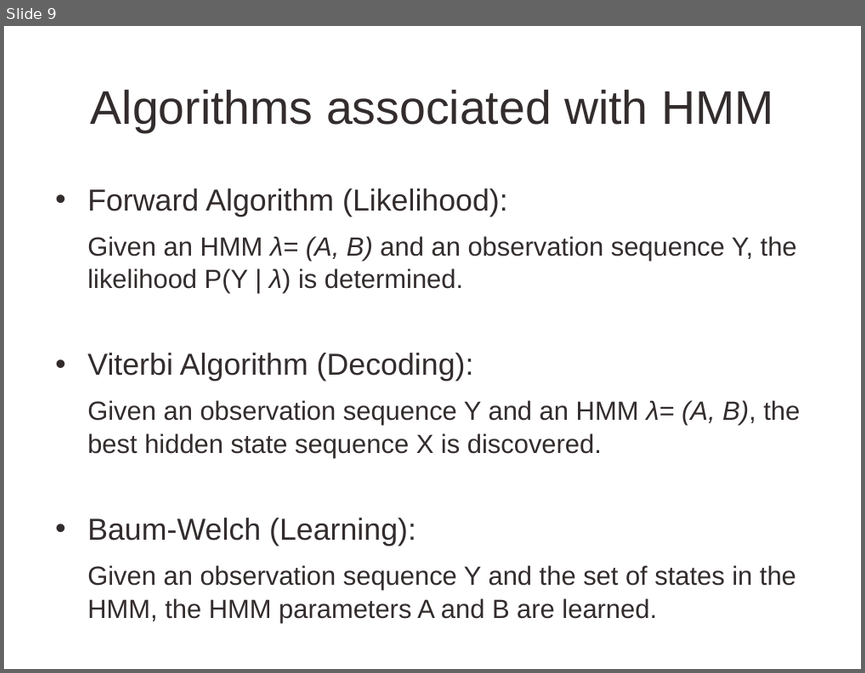
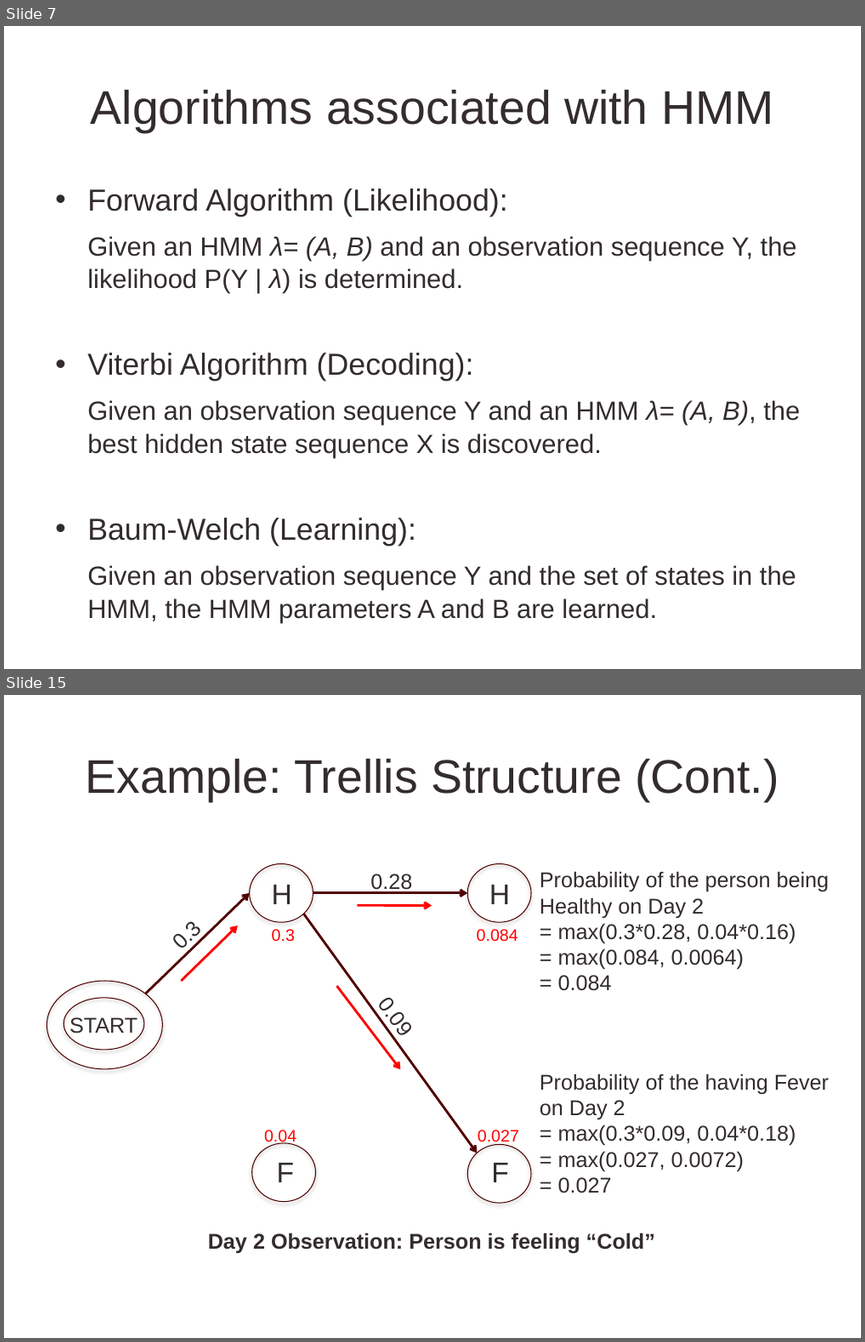
Before and after one commit to CourseReps/ECEN662-Spring2017, a slide deck: Students/KJyotsna/ECEN 662 - Inference on Markov Chain.pptx. Shown one above the other, each under a label of ours: slide 9 before the commit, slides 7 and 15 after it; the slides between them are not shown. The pictures are 865x673 and 865x1342 pixels, drawn with LibreOffice and Linux fonts; fonts in the diff are those of the drawing; background and template pictures are left out. Boxes give left, top, right and bottom in pixels: in the first picture for what was removed or moved away, otherwise in the second. Text is boxed around its words. In the diff, an @@ line names an element or a change of style, - is before the commit and + after.

```diff
--- a/Students/KJyotsna/ECEN 662 - Inference on Markov Chain.pptx
+++ b/Students/KJyotsna/ECEN 662 - Inference on Markov Chain.pptx
@@ slide 15 added at bbox=[4, 695, 861, 1338], background picture (left out) @@
@@ title added at bbox=[86, 759, 778, 801], 39.6 pt, text #332C2C @@
+Example: Trellis Structure (Cont.)
@@ ellipse added at bbox=[249, 864, 313, 922], outline #4E0000 0.75 pt @@
@@ ellipse added at bbox=[467, 864, 531, 922], outline #4E0000 0.75 pt @@
@@ text added at bbox=[540, 871, 829, 991], 18 pt, text #332C2C @@
+Probability of the person being
+Healthy on Day 2
+= max(0.3*0.28, 0.04*0.16)
+= max(0.084, 0.0064)
+= 0.084
@@ arrow added from (145, 993) to (249, 893), #500000 2 pt @@
@@ text added at bbox=[272, 885, 292, 904], 24 pt, text #332C2C @@
+H
@@ arrow added from (313, 893) to (467, 893), #500000 2 pt @@
@@ text added at bbox=[370, 873, 412, 894], 18 pt, text #332C2C @@
+0.28
@@ text added at bbox=[489, 885, 510, 904], 24 pt, text #332C2C @@
+H
@@ text added at bbox=[181, 923, 202, 954], 18 pt, text #332C2C @@
+0.3
@@ arrow added from (304, 913) to (477, 1152), #500000 2 pt @@
@@ arrow added from (357, 905) to (432, 906), #FF0000 2 pt @@
@@ arrow added from (182, 981) to (238, 925), #FF0000 2 pt @@
@@ text added at bbox=[272, 929, 295, 941], 14 pt, text #FF0000 @@
+0.3
@@ text added at bbox=[477, 929, 518, 941], 14 pt, text #FF0000 @@
+0.084
@@ ellipse added at bbox=[46, 981, 162, 1068], outline #4E0000 0.75 pt @@
@@ ellipse added at bbox=[64, 998, 144, 1049], outline #4E0000 0.75 pt @@
@@ arrow added from (336, 986) to (401, 1069), #FF0000 2 pt @@
@@ text added at bbox=[69, 1017, 137, 1038], 18 pt, text #332C2C @@
+START
@@ text added at bbox=[372, 1006, 407, 1028], 18 pt, text #332C2C @@
+0.09
@@ text added at bbox=[540, 1073, 828, 1193], 18 pt, text #332C2C @@
+Probability of the having Fever
+on Day 2
+= max(0.3*0.09, 0.04*0.18)
+= max(0.027, 0.0072)
+= 0.027
@@ ellipse added at bbox=[251, 1143, 315, 1202], outline #4E0000 0.75 pt @@
@@ text added at bbox=[264, 1129, 296, 1145], 14 pt, text #FF0000 @@
+0.04
@@ ellipse added at bbox=[467, 1144, 531, 1202], outline #4E0000 0.75 pt @@
@@ text added at bbox=[477, 1129, 519, 1145], 14 pt, text #FF0000 @@
+0.027
@@ text added at bbox=[277, 1163, 295, 1182], 24 pt, text #332C2C @@
+F
@@ text added at bbox=[491, 1163, 509, 1182], 24 pt, text #332C2C @@
+F
@@ text added at bbox=[208, 1232, 655, 1253], 18 pt, text #332C2C, bold @@
+Day 2 Observation: Person is feeling “Cold”
@@ what was slide 9 is now slide 7 @@
```
Also in this commit, not shown: 2 slides changed, 13 other slides added, 2 slides removed.
